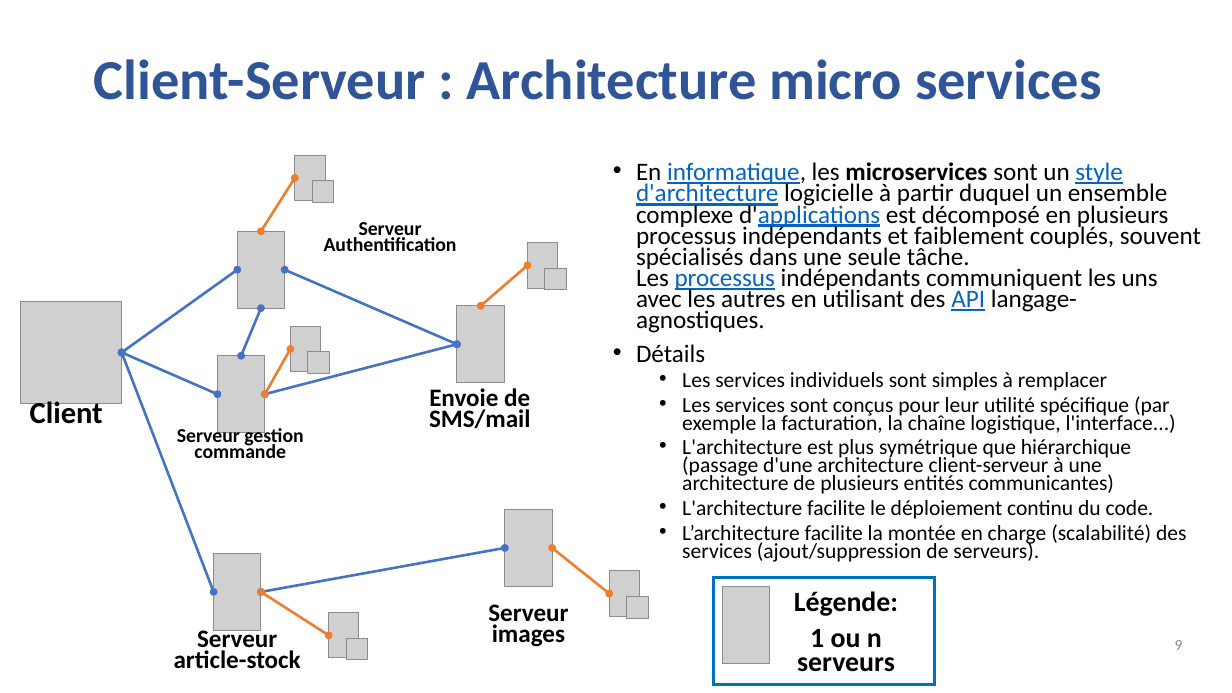
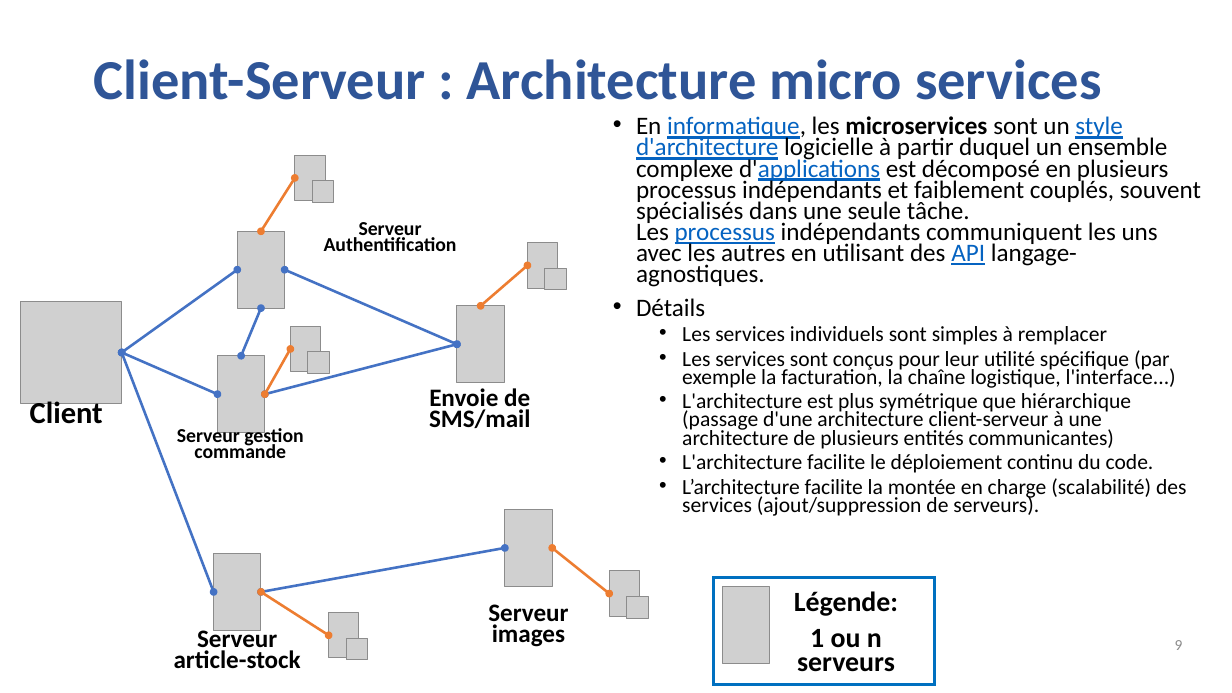
Before and after one commit to guillaumechervet/course.rest, a slide deck: slide 9 of documentations/3 - Web Services partie REST.pptx. Drawn at 1232x693 pixels with LibreOffice and Linux fonts; fonts in the diff are those of the drawing; grey boxes stand for pictures. Boxes give left, top, right and bottom in pixels: in the first picture for what was removed or moved away, otherwise in the second. Text is boxed around its words. In the diff, an @@ line names an element or a change of style, - is before the commit and + after.

```diff
--- a/documentations/3 - Web Services partie REST.pptx
+++ b/documentations/3 - Web Services partie REST.pptx
@@ text "En informatique, les microservices sont ...": place and size @@
-text "En informatique, les microservices sont ..." at [636, 162, 1201, 562]
+text "En informatique, les microservices sont ..." at [636, 116, 1201, 516]
```
Also in this commit, not shown: 7 other slides changed, 8 slides added, 2 slides removed.
